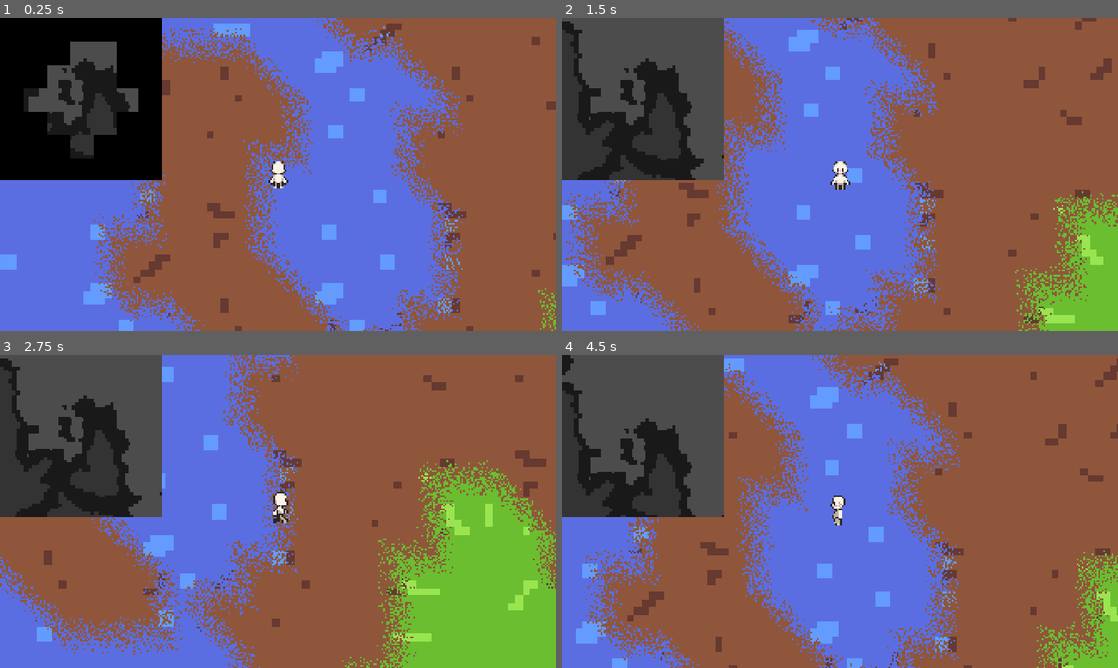
Above: before the commit, frames 1-4 (two rows, left to right).
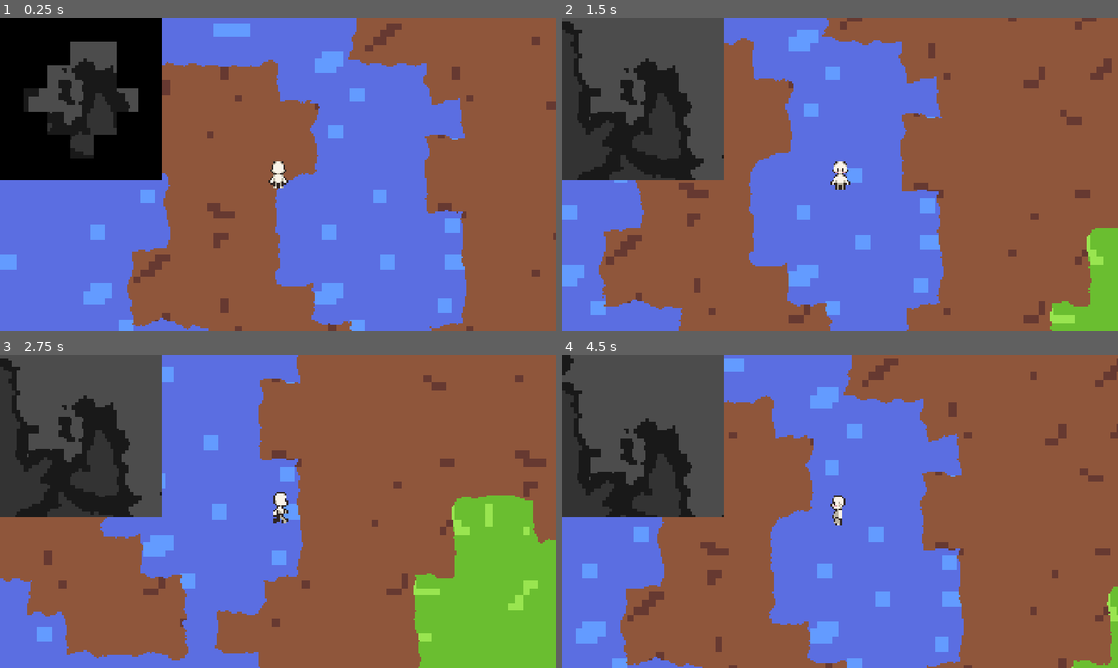
Above: after the commit, the same moments.

Repository: zzxn/rim-lab
Game: Godot game, scene res://scenes/main.tscn
The game is run twice, just before and just after one commit, with the same random seed, the same clock (stepped at 60 frames per second) and the same inputs.
Inputs (mouse positions are in pixels of both pictures, inside the frame that each line leads up to):
- Up to frame 1 (0.25 s): no input
- Up to frame 2 (1.5 s): move the mouse to (962, 158) at 0.52 s; hold D (move_right) 0.53-1.28 s; hold Mouse wheel up (zoom_in) 0.53-1.28 s; move the mouse to (728, 190) at 1.27 s; hold S (move_down) from 1.28 s (still down); tap Mouse wheel down (zoom_out) at 1.35 s
- Up to frame 3 (2.75 s): move the mouse to (333, 442) at 2.02 s; release S (move_down) at 2.03 s; hold D (move_right) from 2.03 s (still down); hold Mouse wheel up (zoom_in) from 2.03 s (still down)
- Up to frame 4 (4.5 s): move the mouse to (812, 574) at 2.77 s; release D (move_right) at 2.78 s; release Mouse wheel up (zoom_in) at 2.78 s; hold W (move_up) 2.78-3.53 s; tap Mouse wheel down (zoom_out) at 2.85, 4.35 s; move the mouse to (1006, 558) at 3.52 s; hold Mouse wheel up (zoom_in) 3.53-4.28 s; hold A (move_left) from 3.53 s (still down); move the mouse to (673, 464) at 4.27 s

The runs differ from the first frame. In frame 1, 10% of the frame differs, in the area x 16-100%, y 0-100%; in frame 2, 12%, in the area x 0-100%, y 0-100%; in frame 3, 11%; in frame 4, 11%.

Commit message:
feat: natural effect

Diff:
--- a/shaders/tile.gdshader
+++ b/shaders/tile.gdshader
@@ -28,14 +28,17 @@
 	if (world_position.x >= active_world_start.x && world_position.x < active_world_end.x && world_position.y >= active_world_start.y && world_position.y < active_world_end.y) {
 		// vec2 distort_coords = terrain_texture_coords + 0.02 * random(round(world_position));
 
-		int bend_type = 1;
+		int bend_type = 3;
 		vec2 distort = vec2(0.0);
 		switch (bend_type) {
 			case 1: // brush
-				distort = vec2(random(round(world_position)));
+				distort += vec2(random(round(world_position)));
 				break;
 			case 2: // hand-draw
-				distort =  (texture(noise, world_position * 0.001).rg - 0.5);
+				distort +=  (texture(noise, world_position * 0.001).rg - 0.5);
+				break;
+			case 3: // natural
+				distort += (texture(noise, world_position * 0.005 + vec2(1.0, 2.0)).rg - 0.5) * 0.5;
 				break;
 		}
 
